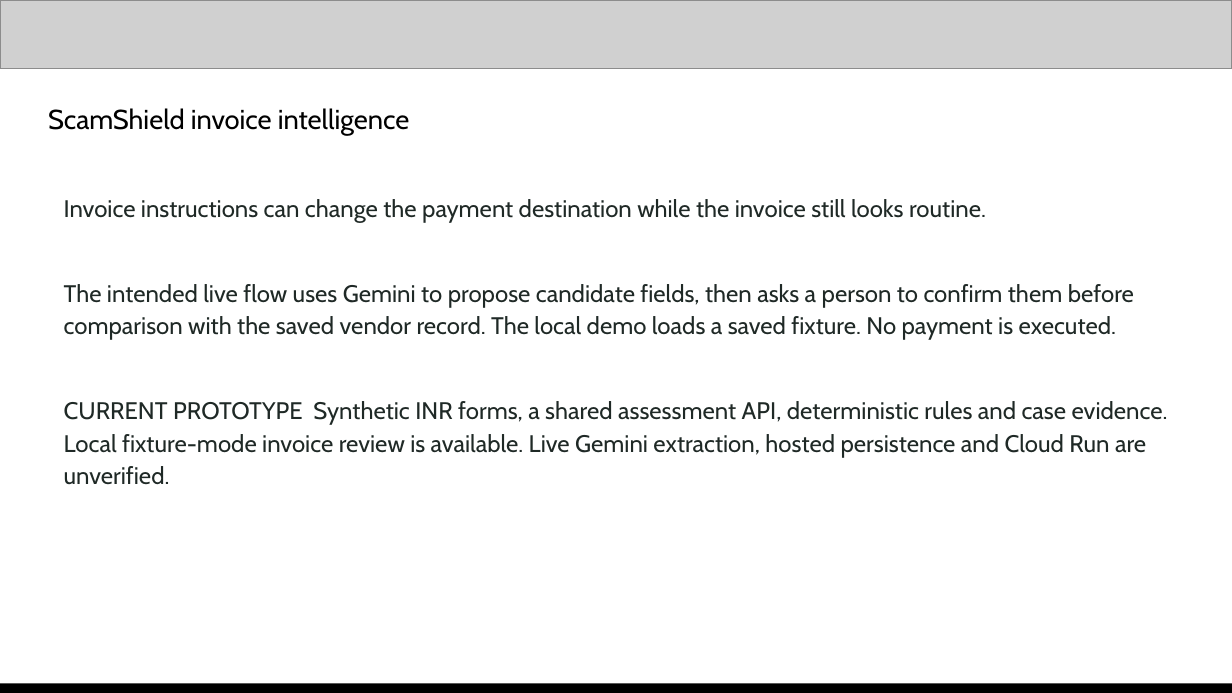
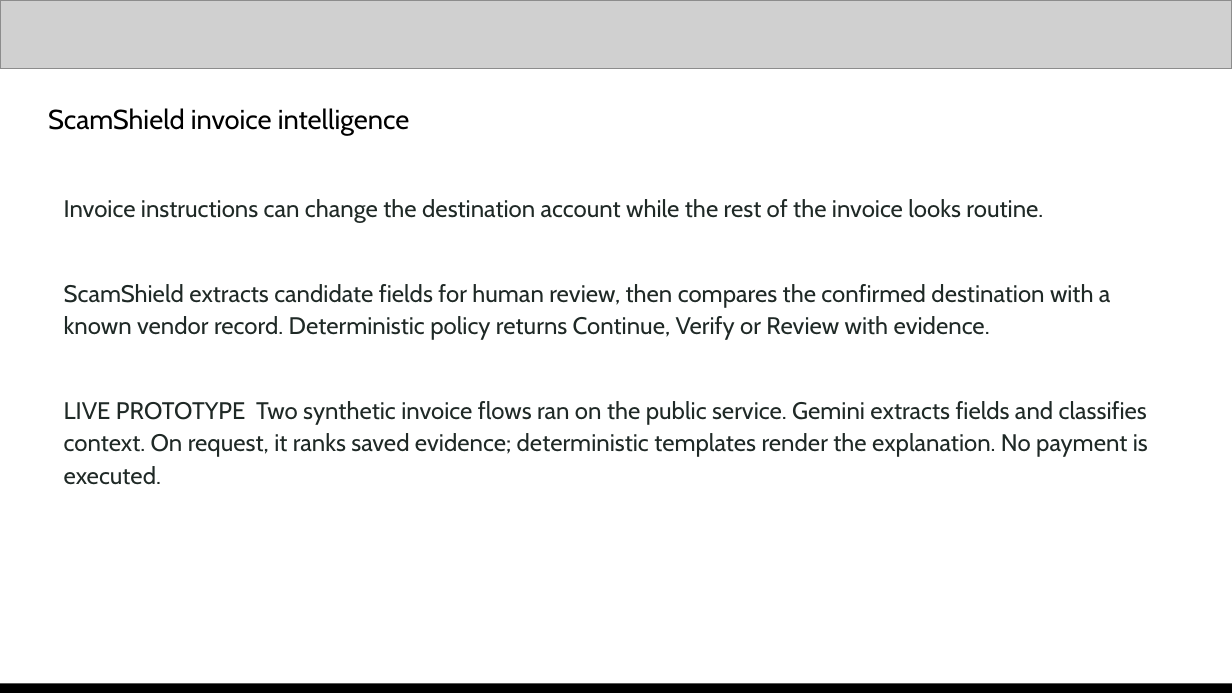
Before and after one commit to NikhilBudaniya/scamshield, a slide deck: slide 3 of artifacts/scamshield-hack2skill-submission.pptx. Drawn at 1232x693 pixels with LibreOffice and Linux fonts; fonts in the diff are those of the drawing; grey boxes stand for pictures. Boxes give left, top, right and bottom in pixels: in the first picture for what was removed or moved away, otherwise in the second. Text is boxed around its words. In the diff, an @@ line names an element or a change of style, - is before the commit and + after.

Commit message:
Prepare verified hackathon deck and three-minute demo

```diff
--- a/artifacts/scamshield-hack2skill-submission.pptx
+++ b/artifacts/scamshield-hack2skill-submission.pptx
@@ text at box(64, 199, 1148, 485): text changed @@
-Invoice instructions can change the payment destination while the invoice still looks routine.
-The intended live flow uses Gemini to propose candidate fields, then asks a person to confirm them before comparison with the saved vendor record. The local demo loads a saved fixture. No payment is executed.
-CURRENT PROTOTYPE Synthetic INR forms, a shared assessment API, deterministic rules and case evidence. Local fixture-mode invoice review is available. Live Gemini extraction, hosted persistence and Cloud Run are unverified.
+Invoice instructions can change the destination account while the rest of the invoice looks routine.
+ScamShield extracts candidate fields for human review, then compares the confirmed destination with a known vendor record. Deterministic policy returns Continue, Verify or Review with evidence.
+LIVE PROTOTYPE Two synthetic invoice flows ran on the public service. Gemini extracts fields and classifies context. On request, it ranks saved evidence; deterministic templates render the explanation. No payment is executed.
```
Also in this commit, not shown: 6 other slides changed, 5 slides added, 5 slides removed, 28 other files.
